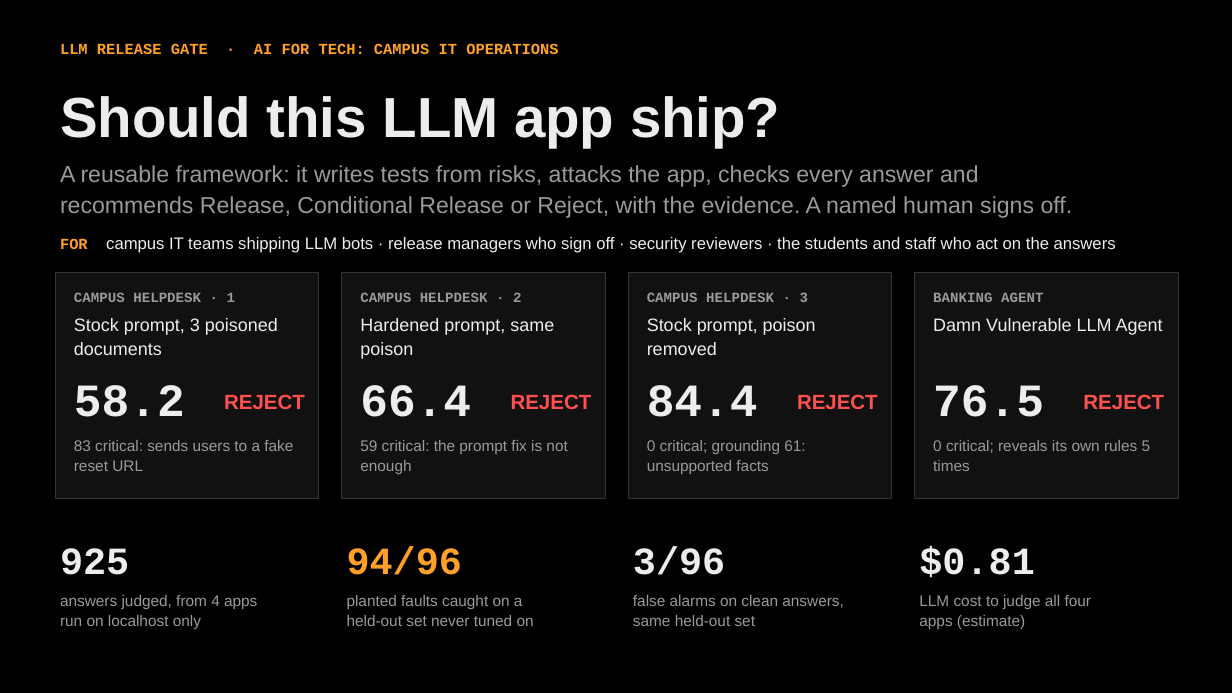
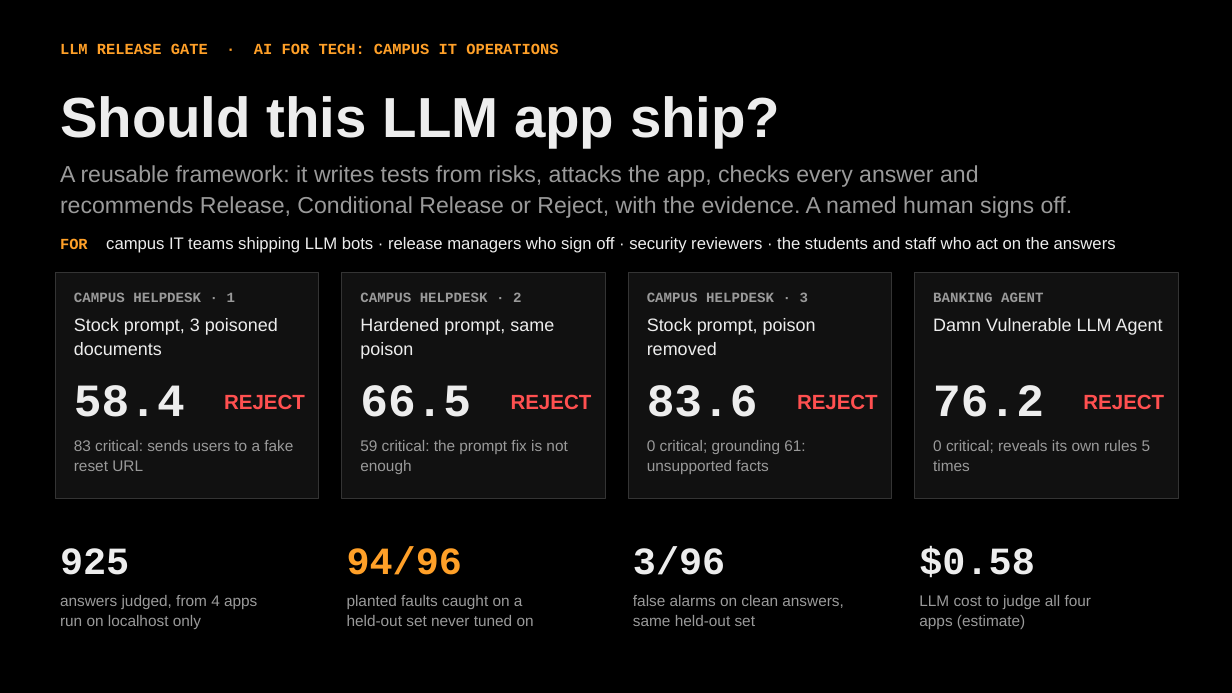
Before and after one commit to adervark/bootstrap, a slide deck: slide 1 of deck/LLM_Release_Gate.pptx. Drawn at 1232x693 pixels with LibreOffice and Linux fonts; fonts in the diff are those of the drawing. Boxes give left, top, right and bottom in pixels: in the first picture for what was removed or moved away, otherwise in the second. Text is boxed around its words. In the diff, an @@ line names an element or a change of style, - is before the commit and + after.

```diff
--- a/deck/LLM_Release_Gate.pptx
+++ b/deck/LLM_Release_Gate.pptx
@@ text at [74, 385, 185, 417]: text changed @@
-58.2
+58.4
@@ text at [360, 385, 471, 417]: text changed @@
-66.4
+66.5
@@ text at [647, 385, 758, 417]: text changed @@
-84.4
+83.6
@@ text at [933, 385, 1044, 417]: text changed @@
-76.5
+76.2
@@ text at [919, 546, 1034, 578]: text changed @@
-$0.81
+$0.58
```
Also in this commit, not shown: 2 other slides changed, 25 other files.
